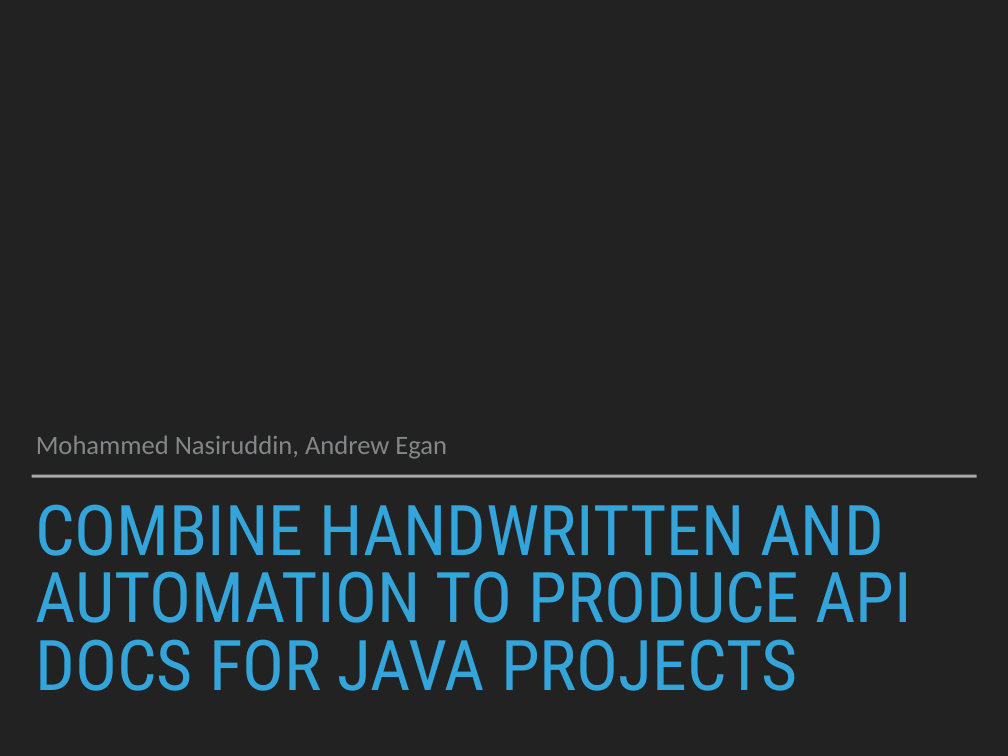
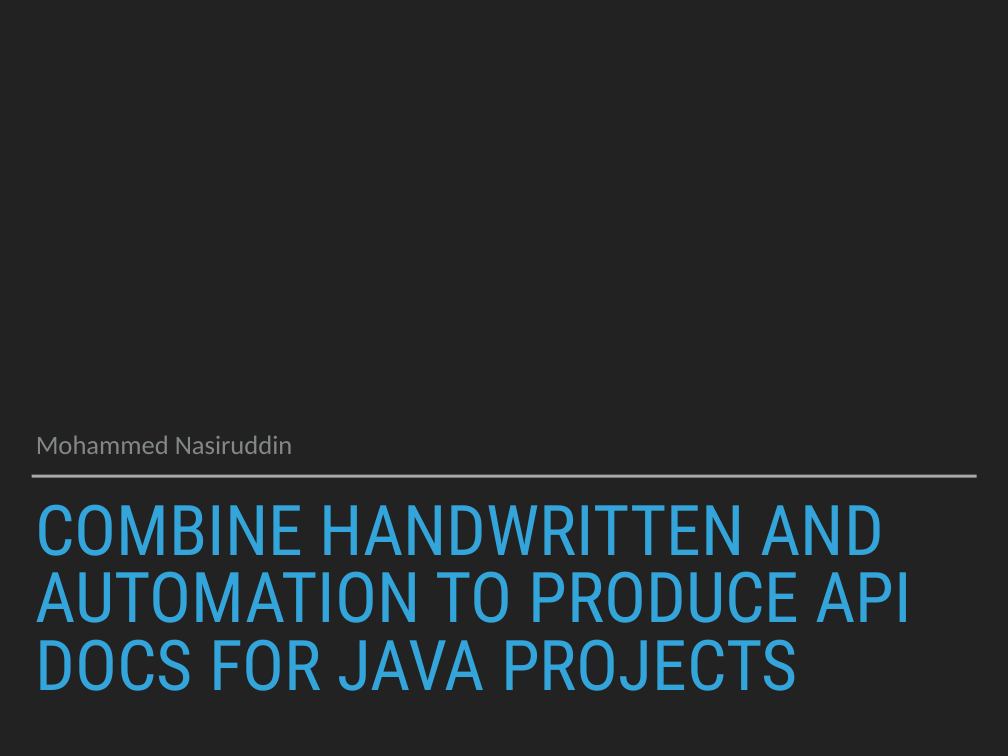
Before and after one commit to mNasiruddin/spring-rest-docs, a slide deck: slide 1 of src/docs/presentation/swaggerVsSpringRestDocs.ppt. Drawn at 1008x756 pixels with LibreOffice and Linux fonts; fonts in the diff are those of the drawing. Boxes give left, top, right and bottom in pixels: in the first picture for what was removed or moved away, otherwise in the second. Text is boxed around its words. In the diff, an @@ line names an element or a change of style, - is before the commit and + after.

Commit message:
api docs update

```diff
--- a/src/docs/presentation/swaggerVsSpringRestDocs.ppt
+++ b/src/docs/presentation/swaggerVsSpringRestDocs.ppt
@@ subtitle at [36, 435, 293, 454]: text changed @@
-Mohammed Nasiruddin, Andrew Egan
+Mohammed Nasiruddin
```
Also in this commit, not shown: 1 other slide changed, 1 other file.
